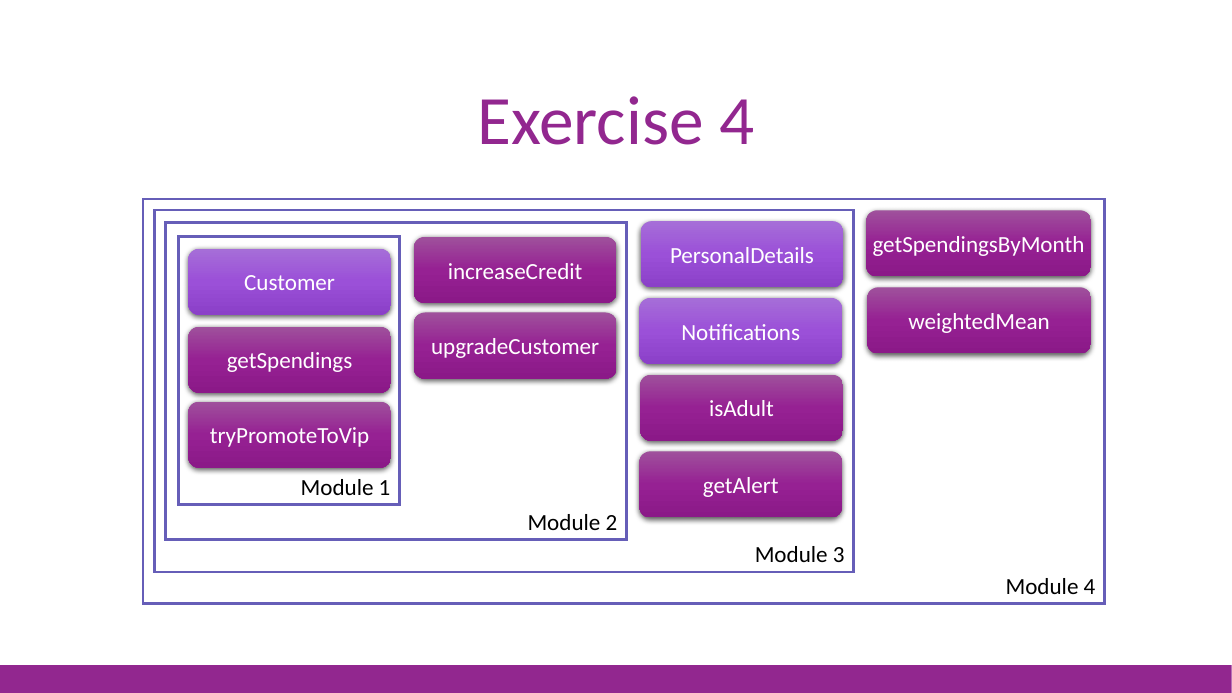
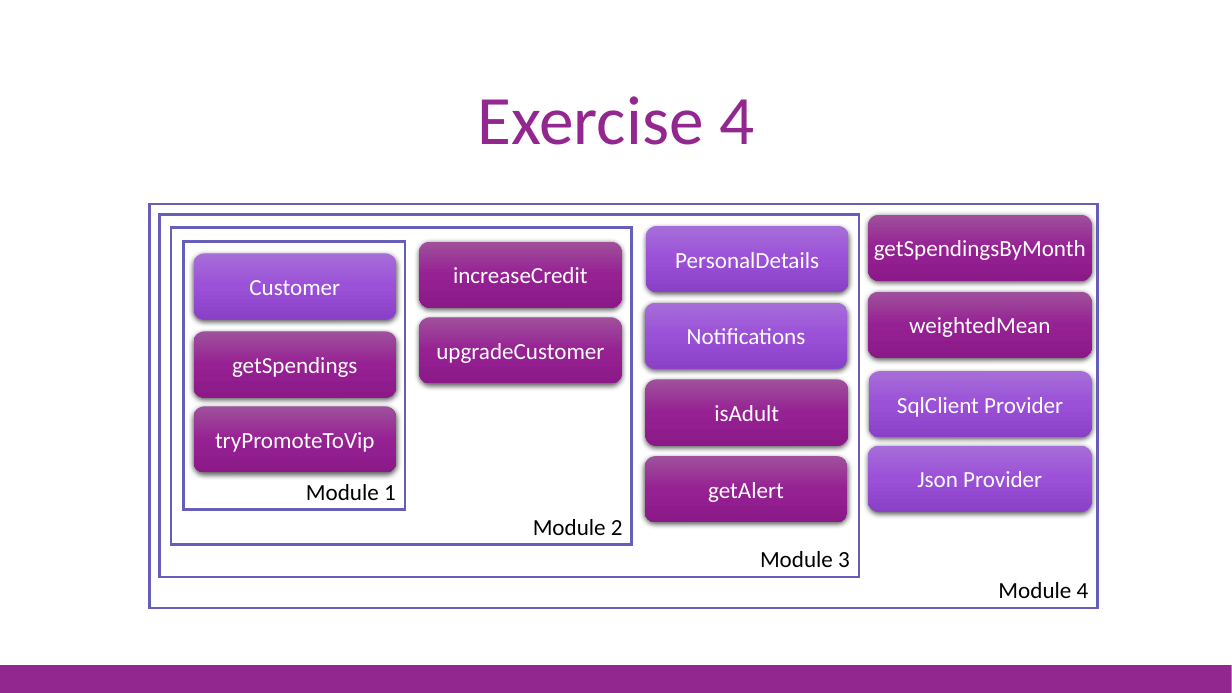
Before and after one commit to jorgef/fsharpworkshop, a slide deck: slide 79 of FSharpWorkshop_Slides.pptx (slide 70 before the commit). Drawn at 1232x693 pixels with LibreOffice and Linux fonts; fonts in the diff are those of the drawing. Boxes give left, top, right and bottom in pixels: in the first picture for what was removed or moved away, otherwise in the second. Text is boxed around its words. In the diff, an @@ line names an element or a change of style, - is before the commit and + after.

```diff
--- a/FSharpWorkshop_Slides.pptx
+++ b/FSharpWorkshop_Slides.pptx
@@ rectangle "Module 4": place and size @@
-rectangle "Module 4" at <box>143,199,1105,603</box>
+rectangle "Module 4" at <box>150,204,1098,608</box>
@@ rounded rectangle "getSpendingsByMonth": place and size @@
-rounded rectangle "getSpendingsByMonth" at <box>867,211,1092,277</box>
+rounded rectangle "getSpendingsByMonth" at <box>869,214,1092,281</box>
@@ rounded rectangle "weightedMean": place and size @@
-rounded rectangle "weightedMean" at <box>868,287,1092,354</box>
+rounded rectangle "weightedMean" at <box>868,292,1092,359</box>
@@ 9 rounded rectangles, 3 rectangles: place and size @@
-9 rounded rectangles, 3 rectangles at <box>154,210,854,572</box>
+9 rounded rectangles, 3 rectangles at <box>160,214,860,577</box>
@@ rounded rectangle added at <box>869,372,1092,438</box>, fill gradient #A66ED9 to #9C51D9 to #8B41C8, 18 pt, text #FFFFFF @@
+SqlClient Provider
@@ rounded rectangle added at <box>868,445,1092,512</box>, fill gradient #A66ED9 to #9C51D9 to #8B41C8, 18 pt, text #FFFFFF @@
+Json Provider
```
Also in this commit, not shown: 9 other slides changed, 1 slide added, 5 slides removed, 1 other file.
